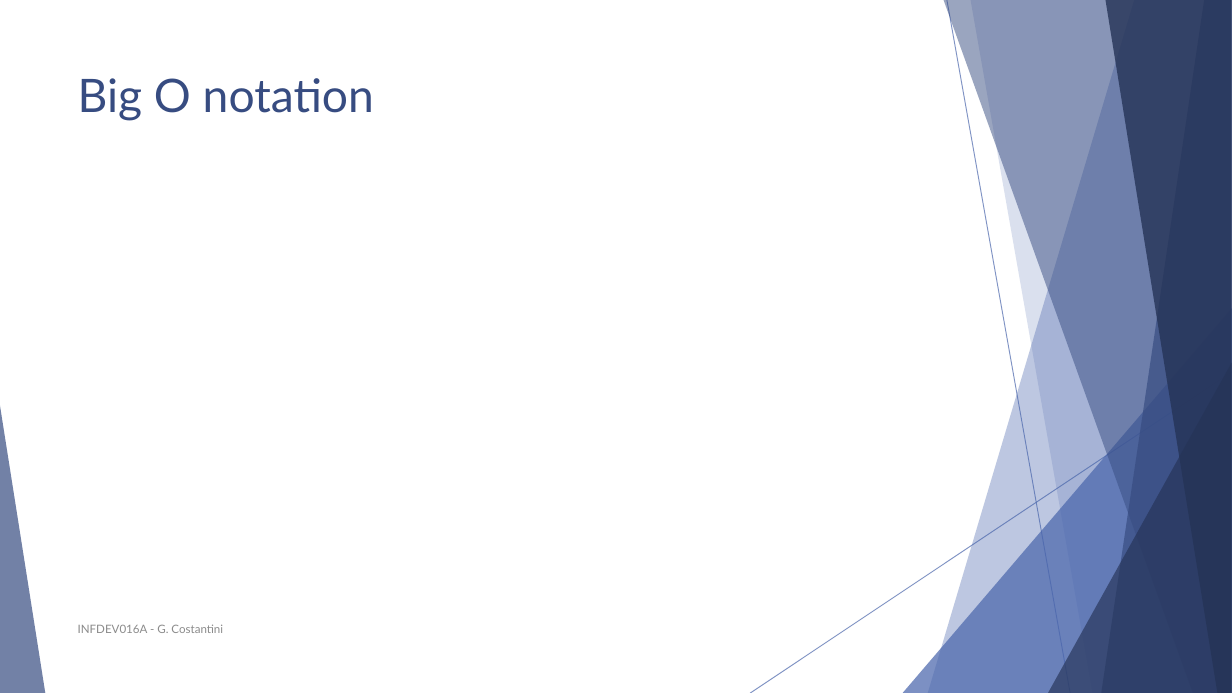
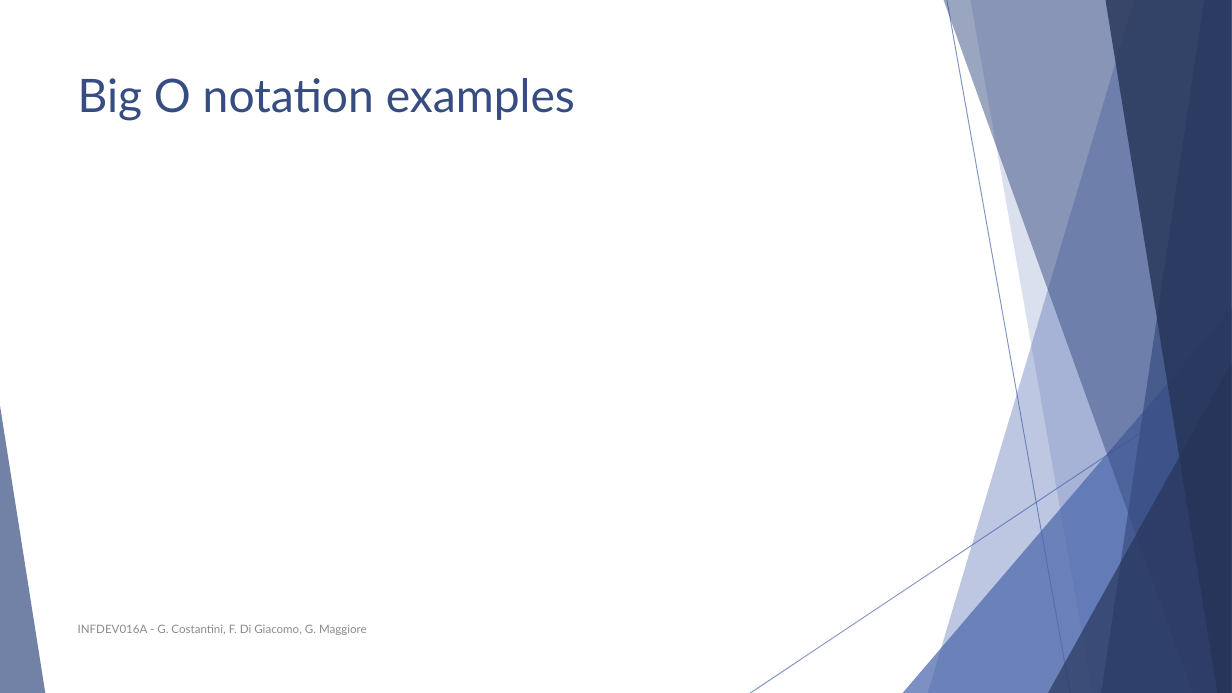
Before and after one commit to polyanos/INFDEV01-6A, a slide deck: slide 39 of Slides/Week 1 - Intro, array, complexity.pptx (slide 33 before the commit). Drawn at 1232x693 pixels with LibreOffice and Linux fonts; fonts in the diff are those of the drawing; grey boxes stand for pictures. Boxes give left, top, right and bottom in pixels: in the first picture for what was removed or moved away, otherwise in the second. Text is boxed around its words. In the diff, an @@ line names an element or a change of style, - is before the commit and + after.

```diff
--- a/Slides/Week 1 - Intro, array, complexity.pptx
+++ b/Slides/Week 1 - Intro, array, complexity.pptx
@@ title at (78, 78, 575, 121): text changed @@
-Big O notation
+Big O notation examples
@@ text at (78, 624, 367, 635): text changed @@
-INFDEV016A - G. Costantini
+INFDEV016A - G. Costantini, F. Di Giacomo, G. Maggiore
```
Also in this commit, not shown: 51 other slides changed, 3 slides added, 1 slide removed.
